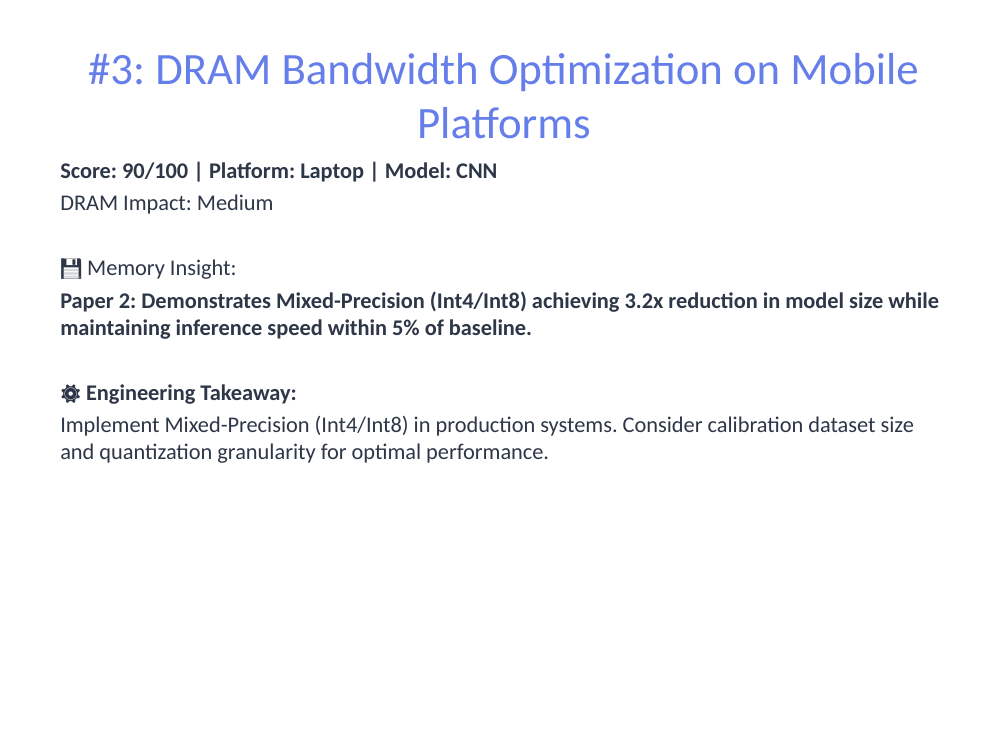
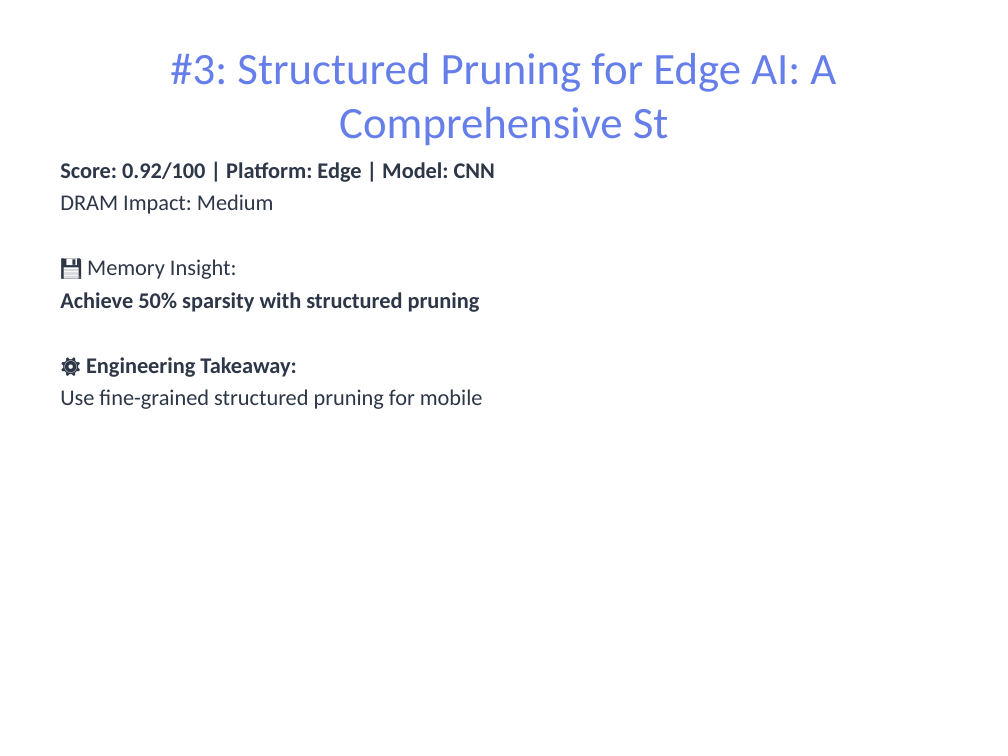
Before and after one commit to pbtsvinaysukhesh/dea-genai-agent, a slide deck: slide 6 of results/reports/report.pptx. Drawn at 1008x756 pixels with LibreOffice and Linux fonts; fonts in the diff are those of the drawing. Boxes give left, top, right and bottom in pixels: in the first picture for what was removed or moved away, otherwise in the second. Text is boxed around its words. In the diff, an @@ line names an element or a change of style, - is before the commit and + after.

```diff
--- a/results/reports/report.pptx
+++ b/results/reports/report.pptx
@@ title at box(170, 53, 836, 145): text changed @@
-#3: DRAM Bandwidth Optimization on Mobile Platforms
+#3: Structured Pruning for Edge AI: A Comprehensive St
@@ text at box(60, 162, 495, 182): text changed @@
-Score: 90/100 | Platform: Laptop | Model: CNN
+Score: 0.92/100 | Platform: Edge | Model: CNN
@@ text at box(60, 292, 480, 312): text changed @@
-Paper 2: Demonstrates Mixed-Precision (Int4/Int8) achieving 3.2x reduction in model size while maintaining inference speed within 5% of baseline.
+Achieve 50% sparsity with structured pruning
@@ text at box(60, 389, 483, 409): text changed @@
-Implement Mixed-Precision (Int4/Int8) in production systems. Consider calibration dataset size and quantization granularity for optimal performance.
+Use fine-grained structured pruning for mobile
```
Also in this commit, not shown: 9 other slides changed, 1 slide added, 1 slide removed, 6 other files.
